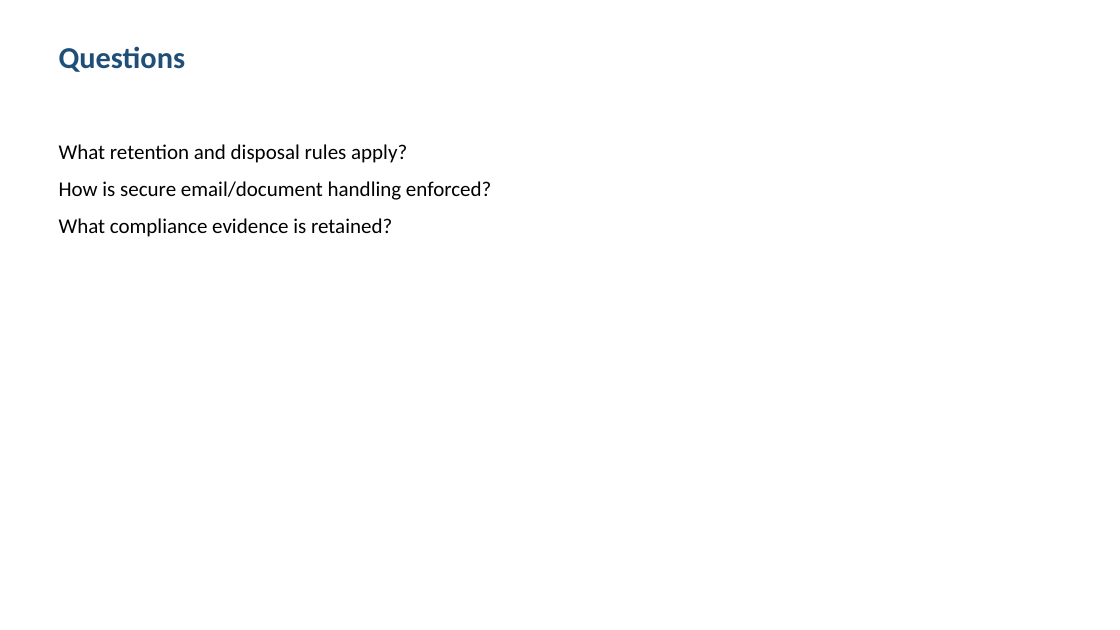
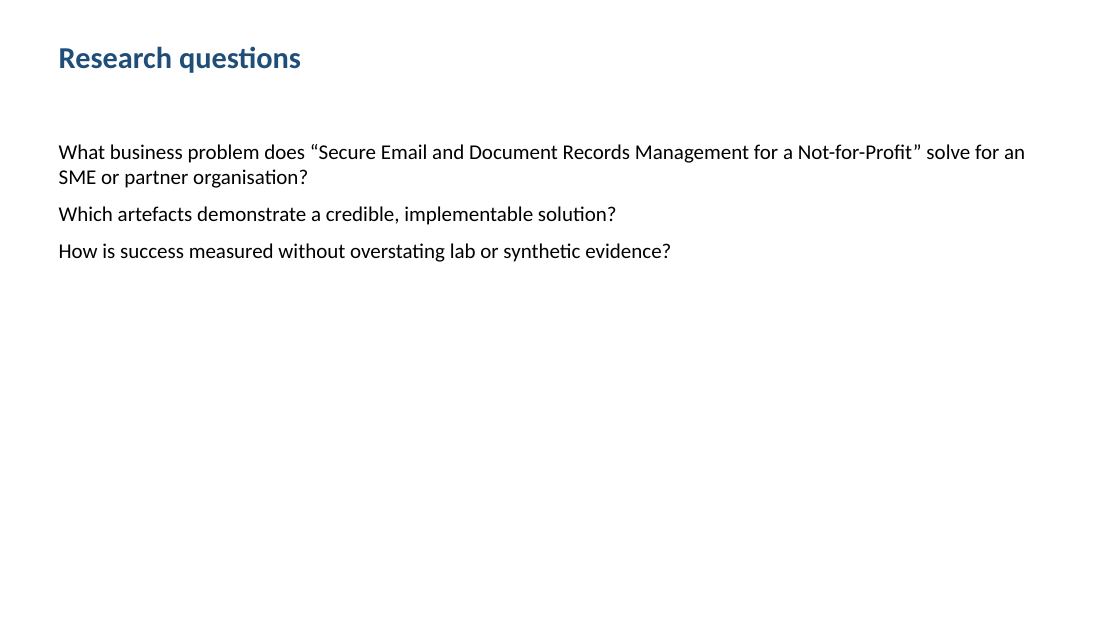
Before and after one commit to shohrabniaz/nfp-secure-records-management, a slide deck: slide 2 of Final_Submission/02_Presentation.pptx. Drawn at 1120x630 pixels with LibreOffice and Linux fonts; fonts in the diff are those of the drawing. Boxes give left, top, right and bottom in pixels: in the first picture for what was removed or moved away, otherwise in the second. Text is boxed around its words. In the diff, an @@ line names an element or a change of style, - is before the commit and + after.

```diff
--- a/Final_Submission/02_Presentation.pptx
+++ b/Final_Submission/02_Presentation.pptx
@@ text at box(59, 46, 301, 73): text changed @@
-Questions
+Research questions
@@ text at box(59, 144, 1025, 262): text changed @@
-What retention and disposal rules apply?
-How is secure email/document handling enforced?
-What compliance evidence is retained?
+What business problem does “Secure Email and Document Records Management for a Not-for-Profit” solve for an SME or partner organisation?
+Which artefacts demonstrate a credible, implementable solution?
+How is success measured without overstating lab or synthetic evidence?
```
Also in this commit, not shown: 3 other slides changed, 12 other files.
